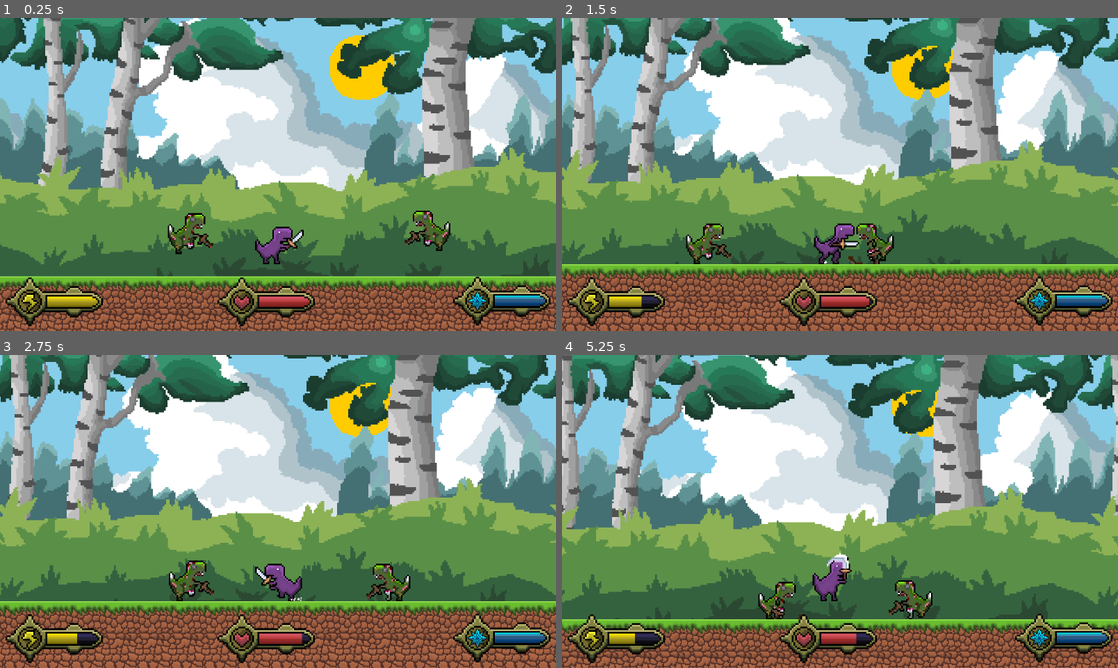
Above: before the commit, frames 1-4 (two rows, left to right).
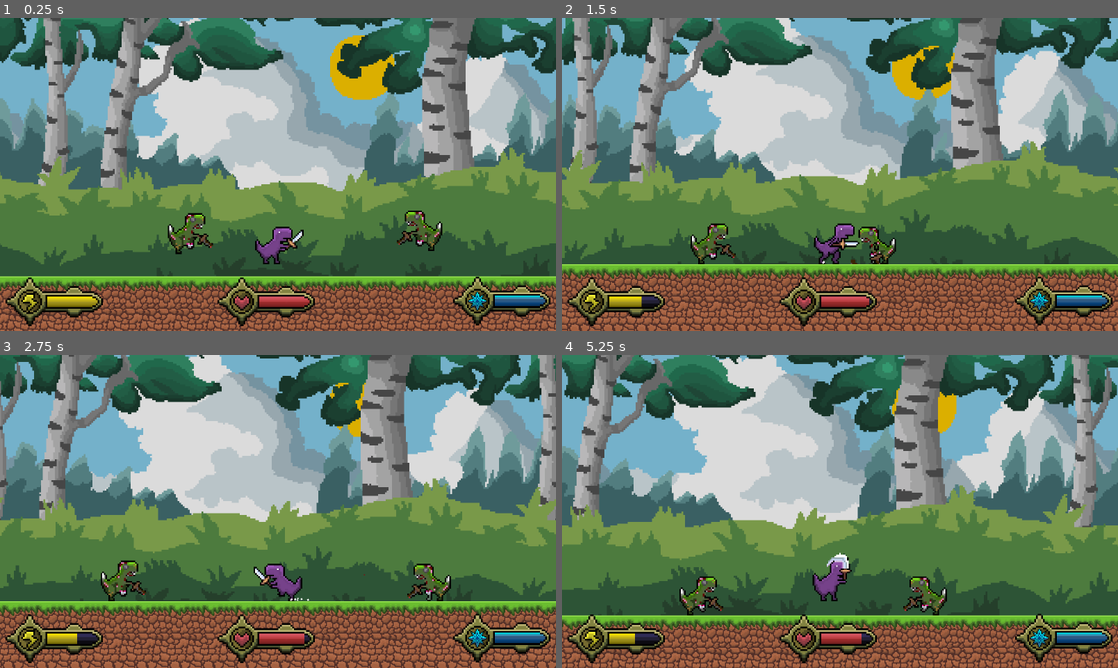
Above: after the commit, the same moments.

Repository: LeeTuah/rexvalley
Game: Godot game, scene res://game_manager.tscn
The game is run twice, just before and just after one commit, with the same random seed, the same clock (stepped at 60 frames per second) and the same inputs.
Inputs (mouse positions are in pixels of both pictures, inside the frame that each line leads up to):
- Up to frame 1 (0.25 s): no input
- Up to frame 2 (1.5 s): tap Enter (ui_accept) at 0.5, 0.77 s; move the mouse to (962, 158) at 0.52 s; hold Right (ui_right) from 0.53 s (still down); tap 1 (magic_fireball) at 0.6 s; click (962, 158) at 0.67 s; move the mouse to (728, 190) at 1.27 s; right-click (728, 190) at 1.35 s
- Up to frame 3 (2.75 s): tap Enter (ui_accept) at 1.52 s; move the mouse to (333, 442) at 2.02 s; release Right (ui_right) at 2.03 s; hold Left (ui_left) from 2.03 s (still down); tap 2 (magic_shield) at 2.1 s
- Up to frame 4 (5.25 s): move the mouse to (812, 574) at 2.77 s; release Left (ui_left) at 2.78 s; hold Right (ui_right) 2.78-4.28 s; tap Alt at 2.85 s; click (812, 574) at 2.92 s; tap Enter (ui_accept) at 3.02, 3.77, 4.52 s; move the mouse to (1006, 558) at 3.52 s; tap Shift at 3.6 s; move the mouse to (673, 464) at 4.27 s; hold Left (ui_left) 4.28-5.03 s; tap 1 (magic_fireball) at 4.35 s; move the mouse to (867, 511) at 5.02 s; hold Right (ui_right) from 5.03 s (still down); hold Right mouse button (magic_initiate) from 5.03 s (still down); click (867, 511) at 5.17 s

The runs differ from the first frame. In frame 1, 37% of the frame differs, in the area x 0-100%, y 0-75%; in frame 2, 48%; in frame 3, 63%; in frame 4, 68%, in the area x 0-100%, y 0-100%.

Commit message:
Added damage timer and damage particles, and optimized player sword damage

Diff:
--- a/game_manager.tscn
+++ b/game_manager.tscn
@@ -51,5 +51,5 @@
 [node name="zombie" parent="." unique_id=1675127161 instance=ExtResource("9_gth8u")]
 position = Vector2(512, 656)
 
-[node name="zombie2" parent="." unique_id=603255163 instance=ExtResource("9_gth8u")]
-position = Vector2(1240, 648)
+[node name="zombie2" parent="." unique_id=1880134770 instance=ExtResource("9_gth8u")]
+position = Vector2(1217, 648)
--- a/scenes/backgrounds/background_summer.tscn
+++ b/scenes/backgrounds/background_summer.tscn
@@ -10,6 +10,7 @@
 z_index = -4096
 
 [node name="layer1" type="Parallax2D" parent="." unique_id=897157584]
+modulate = Color(0.85882354, 0.85882354, 0.85882354, 1)
 scroll_scale = Vector2(0, 0)
 repeat_size = Vector2(1600, 0)
 
@@ -20,6 +21,7 @@
 centered = false
 
 [node name="layer2" type="Parallax2D" parent="." unique_id=260792057]
+modulate = Color(0.85814106, 0.85814106, 0.85814106, 1)
 scroll_scale = Vector2(0.1, 0.1)
 repeat_size = Vector2(1600, 0)
 
@@ -30,6 +32,7 @@
 centered = false
 
 [node name="layer3" type="Parallax2D" parent="." unique_id=1688952488]
+modulate = Color(0.85814106, 0.85814106, 0.85814106, 1)
 scroll_scale = Vector2(0.3, 0.3)
 repeat_size = Vector2(1600, 0)
 
@@ -40,6 +43,7 @@
 centered = false
 
 [node name="layer4" type="Parallax2D" parent="." unique_id=1928211234]
+modulate = Color(0.85814106, 0.85814106, 0.85814106, 1)
 scroll_scale = Vector2(0.4, 0.4)
 repeat_size = Vector2(1600, 0)
 
@@ -50,6 +54,7 @@
 centered = false
 
 [node name="layer5" type="Parallax2D" parent="." unique_id=1242479161]
+modulate = Color(0.85814106, 0.85814106, 0.85814106, 1)
 scroll_scale = Vector2(0.5, 0.5)
 repeat_size = Vector2(1600, 0)
 
--- a/scenes/player/player.gd
+++ b/scenes/player/player.gd
@@ -23,6 +23,14 @@
 };
 var MAGIC_ANIMATIONS = ["fireball_1","fireball_2","shield"];
 
+var DAMAGE_OUTPUTS = {
+	# attack name: [damage, knockback, knockback cooldown, knockback y direction]
+	"sword_slash1": [10.0, 250.0, 2.3, -1.2],
+	"sword_slash2": [13.0, 250.0, 2.3, -1.2],
+	"sword_slash3": [16.0, 250.0, 2.3, -1.2],
+	"thrust": 		[25.0, 650.0, 2.0,  0.0],
+};
+
 var can_run = true;
 var sprint_timer = 0.0;
 const SPRINT_COOLDOWN = 3.0
@@ -253,5 +261,8 @@
 
 func _on_sword_hitbox_body_entered(body: Node2D) -> void:
 	if (body.has_method("take_damage")):
-		# body.take_damage(5, Vector2(global.player_direction, -1.5), 250.0, 2.3);
-		body.take_damage(20, Vector2(global.player_direction, -1.2), 250.0, 2.3);
+		var anim = animated_sprite.animation;
+		body.take_damage(
+			DAMAGE_OUTPUTS[anim][0], Vector2(global.player_direction,DAMAGE_OUTPUTS[anim][3]),
+			DAMAGE_OUTPUTS[anim][1], DAMAGE_OUTPUTS[anim][2]
+		);
--- a/scenes/zombie/zombie.gd
+++ b/scenes/zombie/zombie.gd
@@ -6,11 +6,12 @@
 @onready var zombie_sword_hitbox = $zombie_sword_hitbox
 @onready var sword_slash1_hitbox = $zombie_sword_hitbox/sword_slash1_hitbox
 @onready var death_blud = $death_blud
+@onready var damage_blood = $damage_blood;
 
 const SPEED = 100.0
 const JUMP_VELOCITY = -400.0
 
-const MAX_HEALTH = 1002343445345345345.0;
+const MAX_HEALTH = 100.0;
 const ZOMBIE_DAMAGE = 5.0;
 var health_point = MAX_HEALTH;
 
@@ -31,6 +32,7 @@
 }
 
 var death_timer = 0.0
+var damage_timer = 0.0;
 
 func take_damage(damage: float, direction: Vector2, knockback: float, knockback_cooldown: float):
 	health_point -= damage;
@@ -40,7 +42,11 @@
 		animated_sprite.visible = false
 		zombie_dead = true;
 
-		death_timer.start()
+		death_timer.start();
+
+	else:
+		damage_blood.emitting = true;
+		damage_timer.start();
 
 	velocity = knockback * direction;
 	knockback_countdown = knockback_cooldown;
@@ -51,11 +57,20 @@
 	animated_sprite.play("idle");
 	sword_slash1_hitbox.set_deferred("disabled", true)
 	death_blud.emitting = false
+	damage_blood.emitting = false;
 
 	death_timer = Timer.new()
 	add_child(death_timer)
 	death_timer.wait_time = 1.5
 	death_timer.connect("timeout", queue_free)
+
+	damage_timer = Timer.new();
+	add_child(damage_timer);
+	damage_timer.wait_time = 0.5
+	damage_timer.connect("timeout", func():
+		damage_blood.emitting = false;
+	);
+	damage_timer.one_shot = true;
 
 func _physics_process(delta: float) -> void:
 	player_to_zombie_dirn = sign((global.player_position.x - position.x));
--- a/scenes/zombie/zombie.tscn
+++ b/scenes/zombie/zombie.tscn
@@ -143,8 +143,8 @@
 initial_velocity_min = 50.0
 initial_velocity_max = 150.0
 gravity = Vector3(0, 100, 0)
-scale_min = 1.5
-scale_max = 3.3
+scale_min = 2.5
+scale_max = 4.0
 color_ramp = SubResource("GradientTexture1D_r1l86")
 
 [node name="zombie" type="CharacterBody2D" unique_id=1675127161]
@@ -185,6 +185,12 @@
 explosiveness = 0.15
 process_material = SubResource("ParticleProcessMaterial_d2kyw")
 
+[node name="damage_blood" type="GPUParticles2D" parent="." unique_id=289362226]
+emitting = false
+amount = 50
+explosiveness = 0.15
+process_material = SubResource("ParticleProcessMaterial_d2kyw")
+
 [connection signal="body_entered" from="zombie_sword_hitbox" to="." method="_on_zombie_sword_hitbox_body_entered"]
 [connection signal="body_exited" from="zombie_sword_hitbox" to="." method="_on_zombie_sword_hitbox_body_exited"]
 [connection signal="body_entered" from="attack_area_hitbox" to="." method="_on_attack_area_hitbox_body_entered"]
